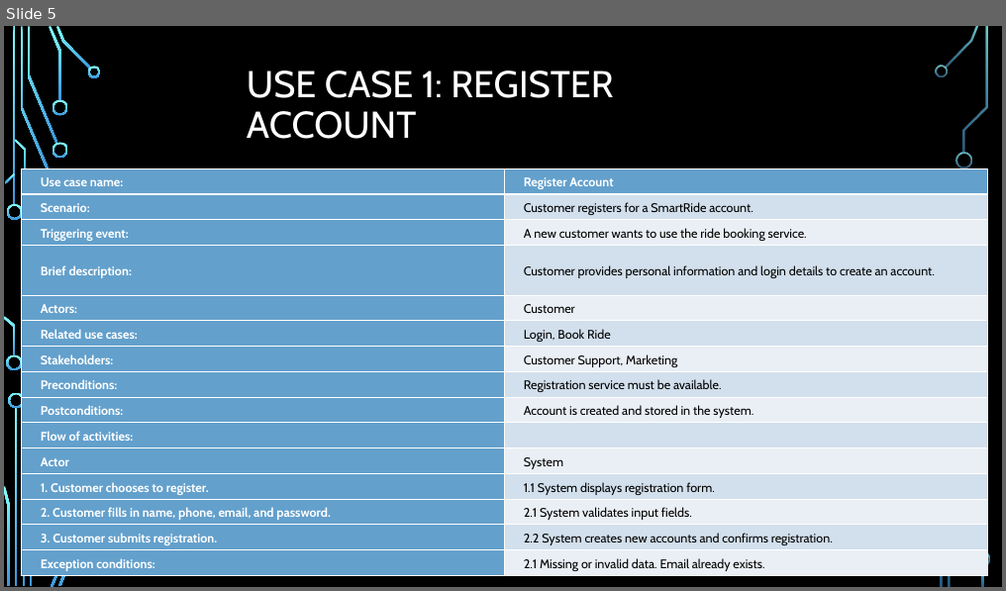
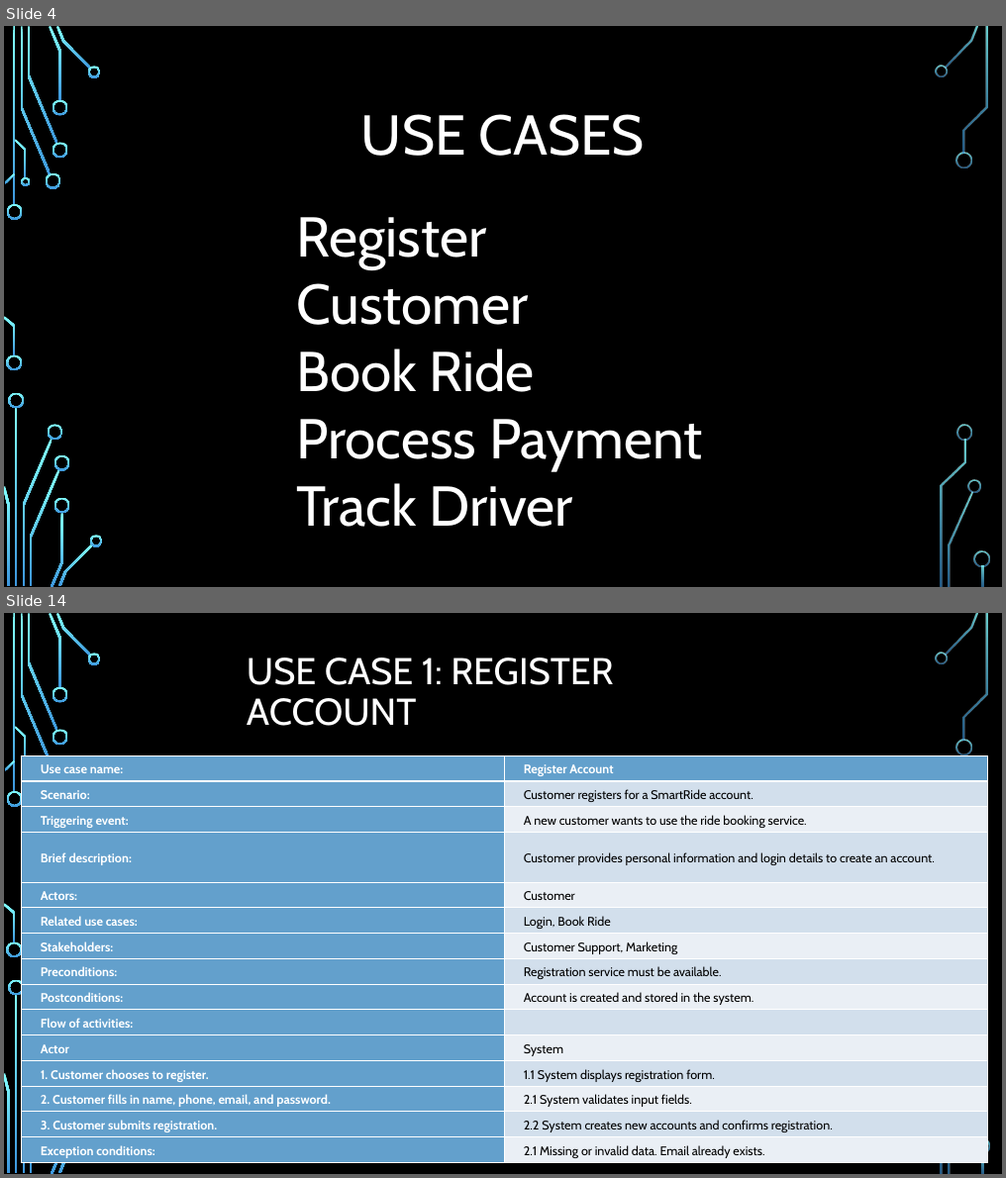
Before and after one commit to CheetoBuri/ProposalForSmartRide, a slide deck: TeamA2_Presentation_for_SmartRide.pptx. Shown one above the other, each under a label of ours: slide 5 before the commit, slides 4 and 14 after it; the slides between them are not shown. The pictures are 1006x591 and 1006x1178 pixels, drawn with LibreOffice and Linux fonts; fonts in the diff are those of the drawing; background and template pictures are left out. Boxes give left, top, right and bottom in pixels: in the first picture for what was removed or moved away, otherwise in the second. Text is boxed around its words. In the diff, an @@ line names an element or a change of style, - is before the commit and + after.

Commit message:
Updated pptx file

```diff
--- a/TeamA2_Presentation_for_SmartRide.pptx
+++ b/TeamA2_Presentation_for_SmartRide.pptx
@@ slide 4 added at (x1=4, y1=26, x2=1002, y2=587), background picture (left out); not listed: 36 template elements that a slide beside it also shows @@
@@ title added at (x1=361, y1=114, x2=644, y2=156), 54 pt, text #FFFFFF @@
+USE CASES
@@ text added at (x1=296, y1=217, x2=702, y2=527), 54 pt, text #FFFFFF @@
+Register Customer
+Book Ride
+Process Payment
+Track Driver
@@ what was slide 5 is now slide 14 @@
```
Also in this commit, not shown: 34 other slides added, 1 slide removed.
